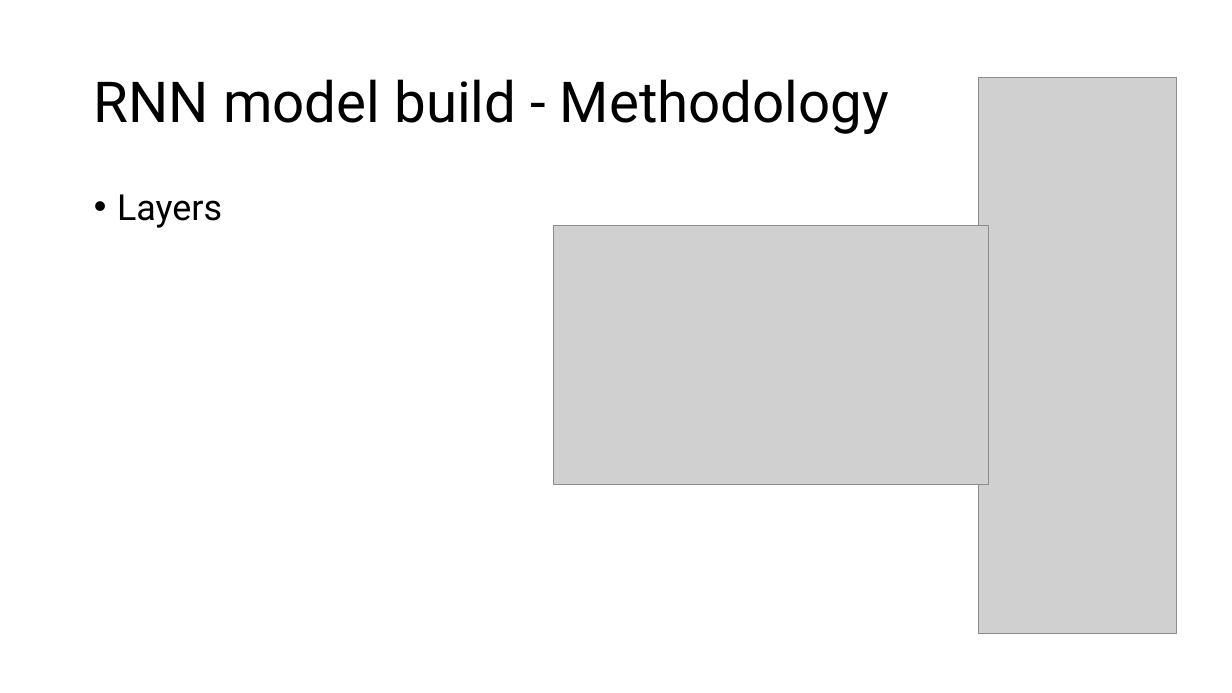
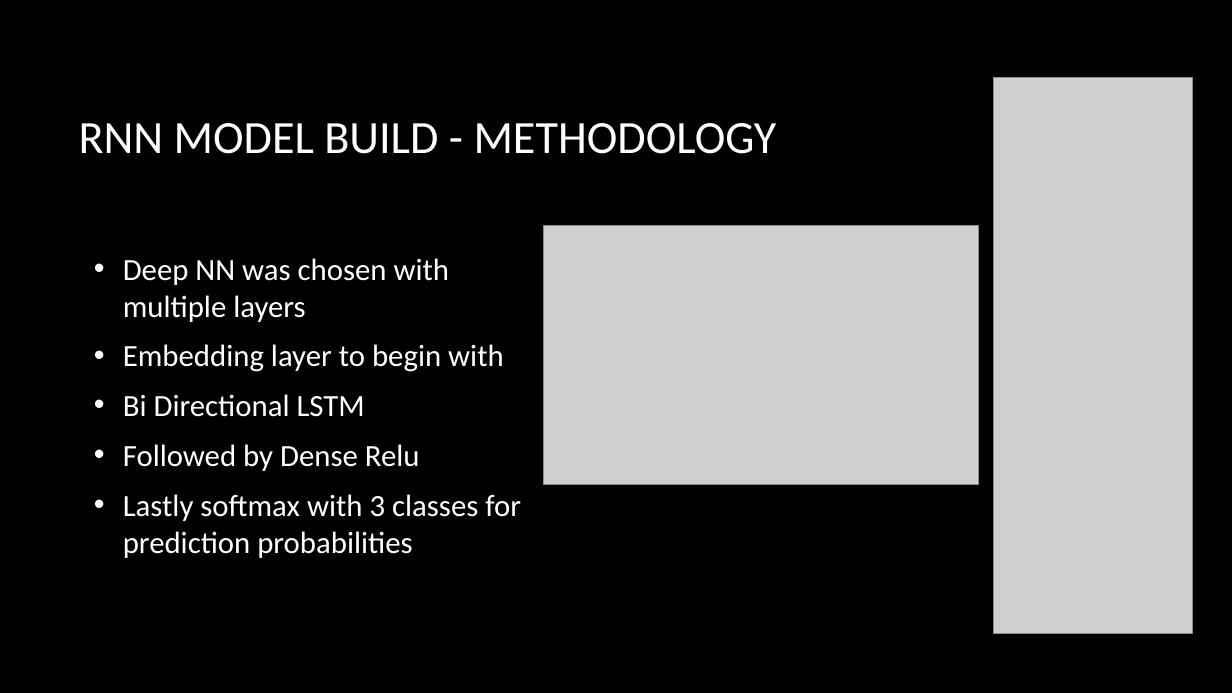
Before and after one commit to mramsundar/IITM-Graded-Projects, a slide deck: slide 8 of Week 31/Week 31 Summary Presentation.pptx. Drawn at 1232x693 pixels with LibreOffice and Linux fonts; fonts in the diff are those of the drawing; grey boxes stand for pictures; background and template pictures are left out. Boxes give left, top, right and bottom in pixels: in the first picture for what was removed or moved away, otherwise in the second. Text is boxed around its words. In the diff, an @@ line names an element or a change of style, - is before the commit and + after.

```diff
--- a/Week 31/Week 31 Summary Presentation.pptx
+++ b/Week 31/Week 31 Summary Presentation.pptx
@@ background #FFFFFF to picture (left out) @@
@@ picture: place and size @@
-picture at [979,77,1177,633]
+picture at [994,78,1193,634]
@@ title at [79,123,777,154]: text changed; size 44 to 36 pt; font Roboto to Calibri; text colour #000000 to #FFFFFF @@
-RNN model build - Methodology
+RNN MODEL BUILD - METHODOLOGY
@@ text "Deep NN was chosen with ..." at [123,258,521,558]: vertical alignment top to middle @@
@@ picture: place and size @@
-picture at [554,226,989,484]
+picture at [543,226,979,484]
@@ text at [123,258,521,558]: text changed; size 28 to 24 pt; font Roboto to Calibri; text colour #000000 to #FFFFFF @@
-• Layers
+• Deep NN was chosen with multiple layers
+• Embedding layer to begin with
+• Bi Directional LSTM
+• Followed by Dense Relu
+• Lastly softmax with 3 classes for prediction probabilities
```
Also in this commit, not shown: 10 other slides changed, 1 slide added, 3 other files.
